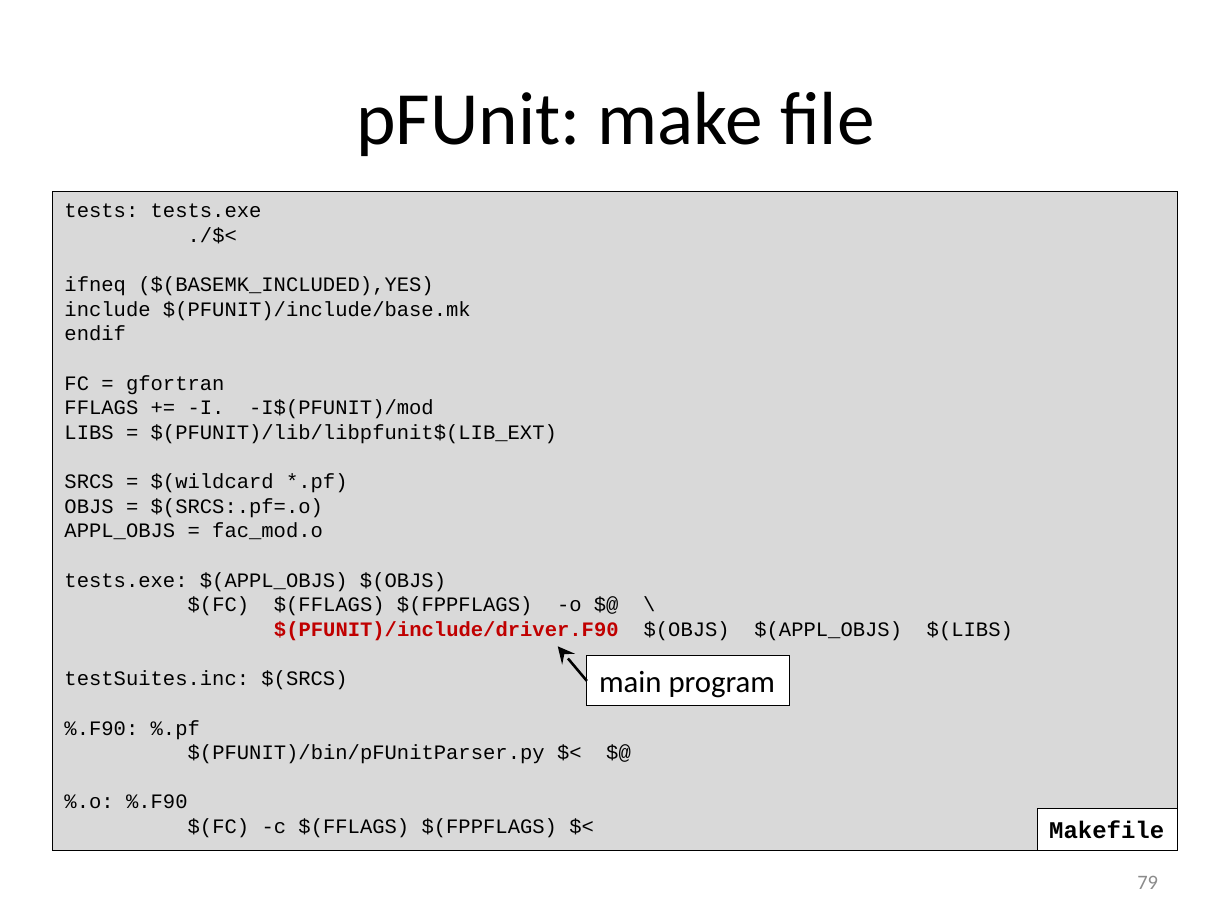
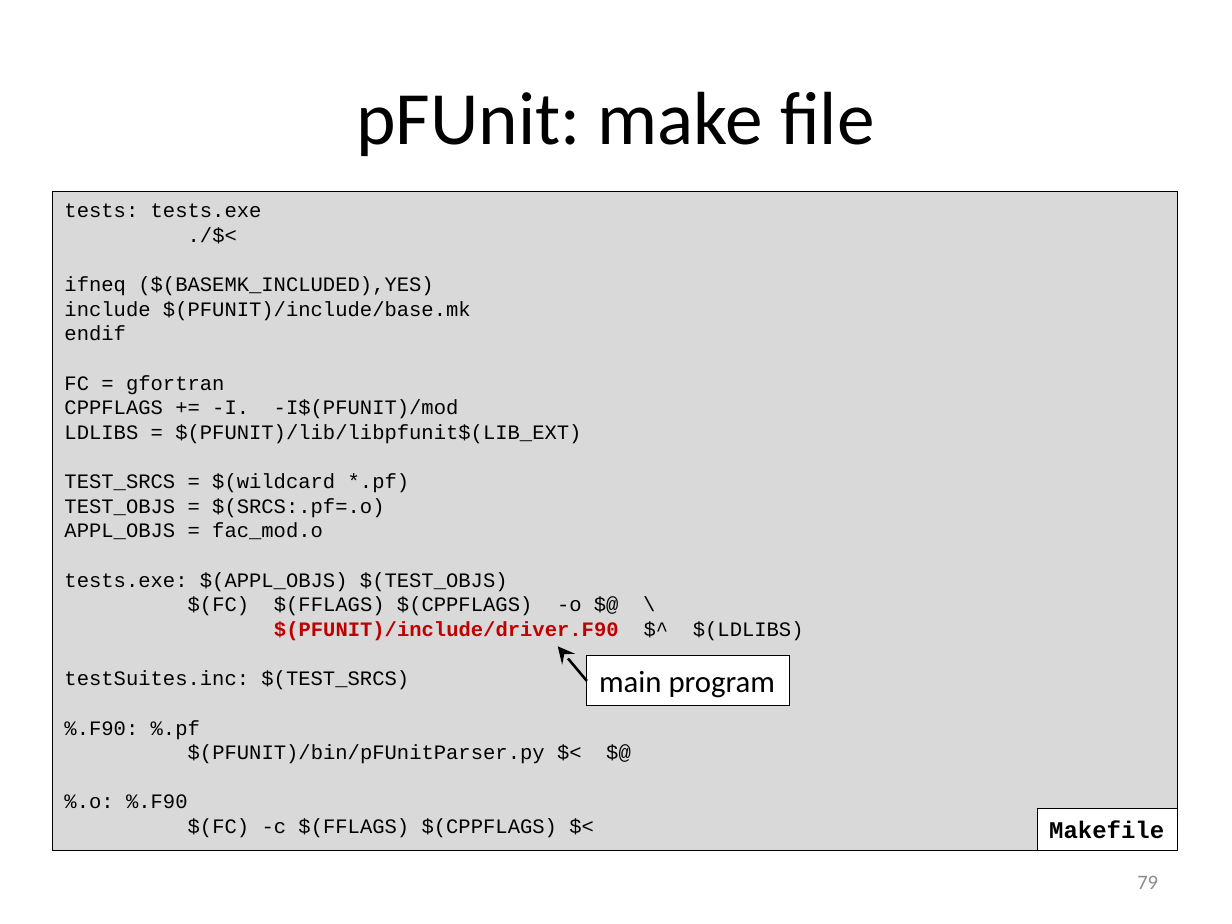
Before and after one commit to gjbex/training-material, a slide deck: slide 79 of Debugging/debugging.pptx. Drawn at 1232x924 pixels with LibreOffice and Linux fonts; fonts in the diff are those of the drawing. Boxes give left, top, right and bottom in pixels: in the first picture for what was removed or moved away, otherwise in the second. Text is boxed around its words. In the diff, an @@ line names an element or a change of style, - is before the commit and + after.

Commit message:
Fix typos

```diff
--- a/Debugging/debugging.pptx
+++ b/Debugging/debugging.pptx
@@ text in rectangle at [64,400,581,518]: text changed @@
-FFLAGS += -I. -I$(PFUNIT)/mod
-LIBS = $(PFUNIT)/lib/libpfunit$(LIB_EXT)
-SRCS = $(wildcard *.pf)
-OBJS = $(SRCS:.pf=.o)
+CPPFLAGS += -I. -I$(PFUNIT)/mod
+LDLIBS = $(PFUNIT)/lib/libpfunit$(LIB_EXT)
+TEST_SRCS = $(wildcard *.pf)
+TEST_OBJS = $(SRCS:.pf=.o)
@@ text in rectangle at [64,572,804,690]: text changed @@
-tests.exe: $(APPL_OBJS) $(OBJS)
-$(FC) $(FFLAGS) $(FPPFLAGS) -o $@ \
-$(PFUNIT)/include/driver.F90 $(OBJS) $(APPL_OBJS) $(LIBS)
-testSuites.inc: $(SRCS)
+tests.exe: $(APPL_OBJS) $(TEST_OBJS)
+$(FC) $(FFLAGS) $(CPPFLAGS) -o $@ \
+$(PFUNIT)/include/driver.F90 $^ $(LDLIBS)
+testSuites.inc: $(TEST_SRCS)
@@ text in rectangle at [188,819,557,838]: text changed @@
-$(FC) -c $(FFLAGS) $(FPPFLAGS) $<
+$(FC) -c $(FFLAGS) $(CPPFLAGS) $<
```
Also in this commit, not shown: 2 other slides changed.
